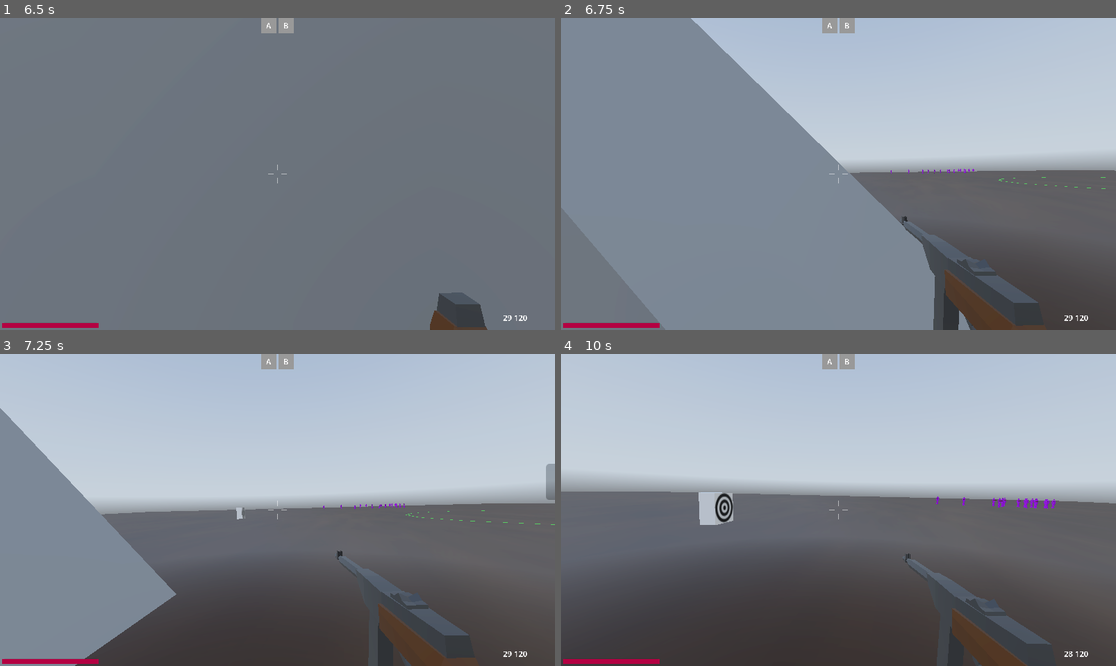
Above: before the commit, frames 1-4 (two rows, left to right).
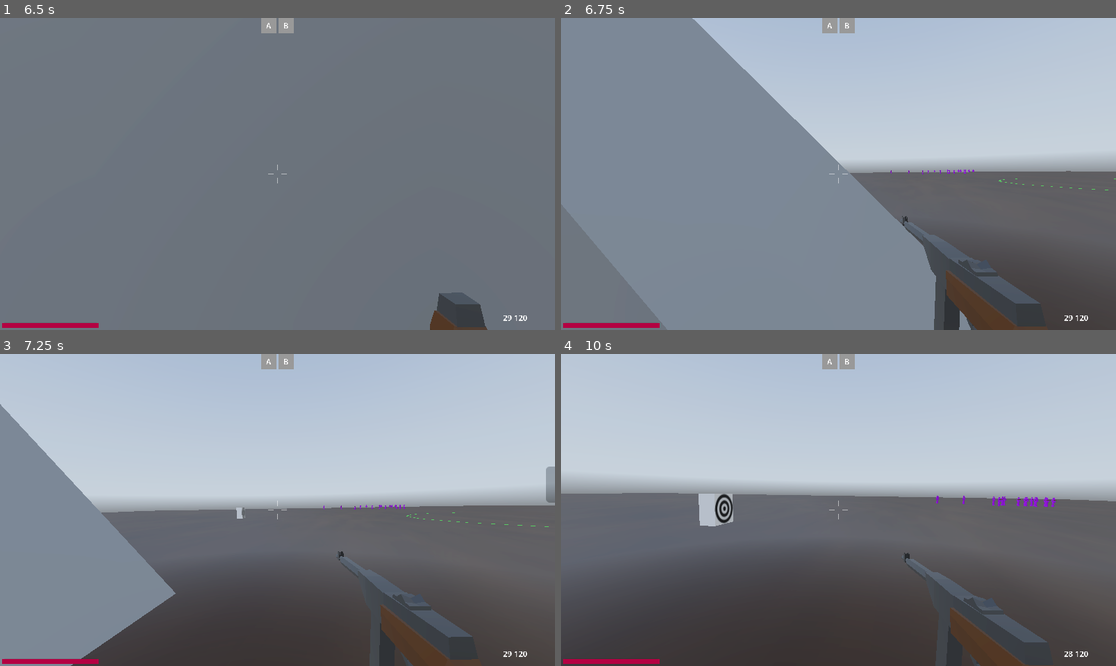
Above: after the commit, the same moments.

Repository: mcmacska/Fields-of-Smoke
Game: Godot game, scene res://scenes/screens/main_menu.tscn
Two runs of this game, one before a commit and one after it. Both use one fixed random seed, a clock stepped at 60 frames per second and the inputs below. A sky picture missing from this copy of the repository is replaced by a grey-blue gradient.
Inputs (mouse positions are in pixels of both pictures, inside the frame that each line leads up to):
- Up to frame 1 (6.5 s): click "Play game" at 0.5 s; tap Enter at 1.25, 3.5, 5.75 s; move the mouse to (305, 174) at 1.27 s; hold Up (forward) from 1.28 s (still down); right-click (305, 174) at 1.35 s; tap Space (jump) at 1.52, 2.27, 2.75, 3.77, 4.25, 4.52, 5.27 s; move the mouse to (249, 174) at 2.02 s; tap Q (last_slot) at 2.1 s; move the mouse to (288, 167) at 2.77 s; tap Shift (run) at 2.85 s; move the mouse to (271, 180) at 3.52 s; tap Mouse wheel down (scroll_down) at 3.6 s; move the mouse to (316, 177) at 4.27 s; hold Mouse wheel up (scroll_up) 4.28-5.03 s; move the mouse to (233, 170) at 5.02 s; click (233, 170) at 5.1 s; move the mouse to (283, 174) at 5.77 s; right-click (283, 174) at 5.85 s
- Up to frame 2 (6.75 s): tap Space (jump) at 6.5 s; move the mouse to (816, 167) at 6.52 s; release Up (forward) at 6.53 s; hold Right (right) from 6.53 s (still down); tap Q (last_slot) at 6.6 s
- Up to frame 3 (7.25 s): keep holding Right (right); tap Space (jump) at 6.77 s
- Up to frame 4 (10 s): move the mouse to (866, 510) at 7.27 s; release Right (right) at 7.28 s; hold Up (forward) 7.28-9.53 s; tap Shift (run) at 7.35 s; tap Space (jump) at 7.52, 8.27, 9.77 s; move the mouse to (810, 510) at 8.02 s; tap Mouse wheel down (scroll_down) at 8.1 s; move the mouse to (849, 503) at 8.77 s; hold Mouse wheel up (scroll_up) 8.78-9.53 s; move the mouse to (832, 516) at 9.52 s; hold Left (left) from 9.53 s (still down); click (832, 516) at 9.6 s

Frame 1 is identical in both runs. In frame 2, 0.4% of the frame differs, in the area x 23-100%, y 0-100%; in frame 3, 0.9%, in the area x 0-100%, y 16-100%; in frame 4, 0.8%.

Commit message:
ui fixed, even less lean

Diff:
--- a/Fields_of_Smoke/scenes/ui/ui.tscn
+++ b/Fields_of_Smoke/scenes/ui/ui.tscn
@@ -1,10 +1,10 @@
 [gd_scene format=3 uid="uid://bc3d6w0jbe7wm"]
 
-[ext_resource type="Script" uid="uid://30pv3kipggeb" path="res://scripts/ui.gd" id="1_nt7q6"]
+[ext_resource type="Script" uid="uid://30pv3kipggeb" path="res://scripts/ui/ui.gd" id="1_nt7q6"]
 [ext_resource type="Texture2D" uid="uid://hvytjqssewc8" path="res://assets/ui/bloodscreen.png" id="2_0dwhk"]
 [ext_resource type="Texture2D" uid="uid://dh7x02el7y2c1" path="res://assets/ui/crosshair.png" id="2_x4jx1"]
 [ext_resource type="Script" uid="uid://t46x5s5twlgd" path="res://scripts/blood_screen.gd" id="3_g5kmx"]
-[ext_resource type="Script" uid="uid://diu3xbdxco336" path="res://scripts/hit_hair.gd" id="5_pfayw"]
+[ext_resource type="Script" uid="uid://diu3xbdxco336" path="res://scripts/ui/hit_hair.gd" id="5_pfayw"]
 [ext_resource type="AudioStream" uid="uid://dwtxao03fsmns" path="res://assets/ui/hurt.mp3" id="6_pfayw"]
 
 [sub_resource type="StyleBoxFlat" id="StyleBoxFlat_nt7q6"]
--- a/Fields_of_Smoke/scripts/characters/player.gd
+++ b/Fields_of_Smoke/scripts/characters/player.gd
@@ -56,7 +56,7 @@
 var target_offset: Vector3 = Vector3.ZERO
 var moving_on_floor: bool = false
 var bob_phase: float = 0.0
-var lean_amount: float = 0.03
+var lean_amount: float = 0.02
 var lean_speed: float = 0.05
 
 func _on_hit():
Renamed: Fields_of_Smoke/scripts/hit_hair.gd -> Fields_of_Smoke/scripts/ui/hit_hair.gd
Renamed: Fields_of_Smoke/scripts/hit_hair.gd.uid -> Fields_of_Smoke/scripts/ui/hit_hair.gd.uid
Renamed: Fields_of_Smoke/scripts/ui.gd -> Fields_of_Smoke/scripts/ui/ui.gd
Renamed: Fields_of_Smoke/scripts/ui.gd.uid -> Fields_of_Smoke/scripts/ui/ui.gd.uid
